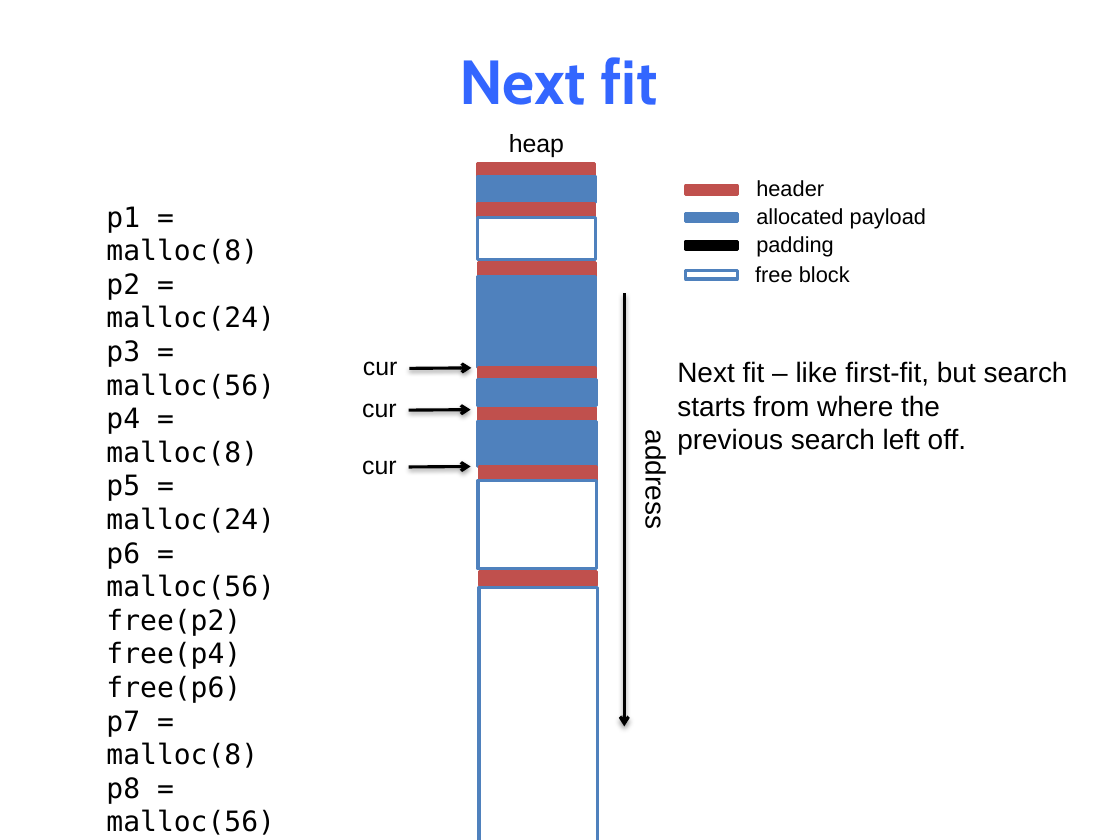
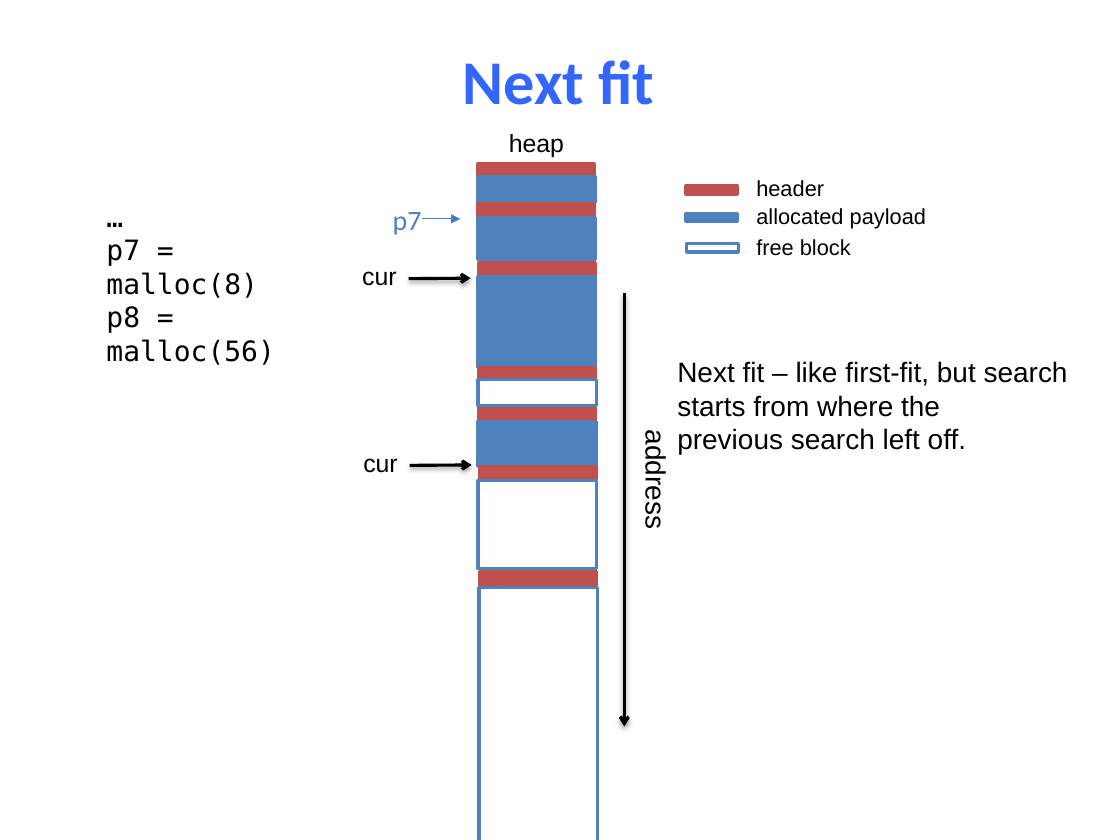
Before and after one commit to NYU-CSO/nyu-cso.github.io, a slide deck: slide 40 of notes/14-Dynamic_Allocator.pptx (slide 30 before the commit). Drawn at 1120x840 pixels with LibreOffice and Linux fonts; fonts in the diff are those of the drawing. Boxes give left, top, right and bottom in pixels: in the first picture for what was removed or moved away, otherwise in the second. Text is boxed around its words. In the diff, an @@ line names an element or a change of style, - is before the commit and + after.

```diff
--- a/notes/14-Dynamic_Allocator.pptx
+++ b/notes/14-Dynamic_Allocator.pptx
@@ title "Next fit" at (463, 60, 654, 105): font Cabin to Calibri @@
@@ text at (106, 206, 275, 703): text changed @@
-p1 = malloc(8)
-p2 = malloc(24)
-p3 = malloc(56)
-p4 = malloc(8)
-p5 = malloc(24)
-p6 = malloc(56)
-free(p2)
-free(p4)
-free(p6)
+…
@@ text added at (393, 212, 422, 235), 18 pt, text #4F81BD @@
+p7
@@ arrow added from (422, 218) to (460, 218), #4B7EBC 0.75 pt @@
@@ rectangle at (477, 217, 596, 260): fill #FFFFFF to #4F81BD @@
@@ text "free block": place and size @@
-text "free block" at (755, 266, 850, 283)
+text "free block" at (756, 239, 851, 256)
@@ text removed at (756, 236, 834, 257) @@
-padding
@@ text "cur": place and size @@
-text "cur" at (363, 361, 397, 376)
+text "cur" at (362, 271, 396, 286)
@@ rectangle: place and size @@
-rectangle at (685, 271, 737, 279)
+rectangle at (687, 244, 738, 252)
@@ rectangle removed at (687, 241, 738, 249) @@
@@ arrow moved from (410, 368) - (472, 367) to (409, 279) - (470, 278) @@
@@ rectangle at (478, 380, 597, 405): fill #4F81BD to #FFFFFF @@
@@ text removed at (362, 403, 396, 418) @@
-cur
@@ arrow removed from (409, 410) to (470, 410) @@
```
Also in this commit, not shown: 51 other slides changed, 29 slides added, 10 slides removed, 1 other file.
